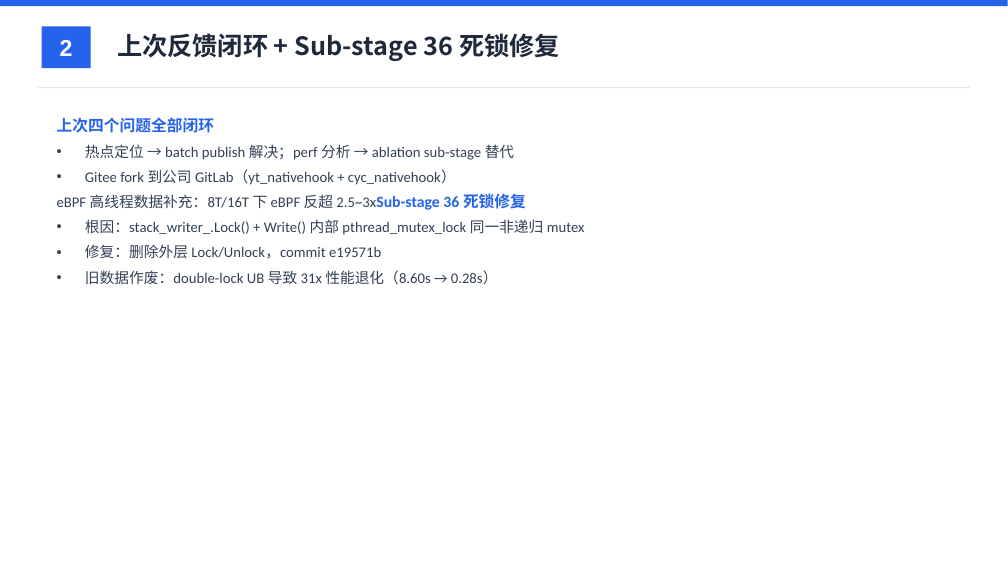
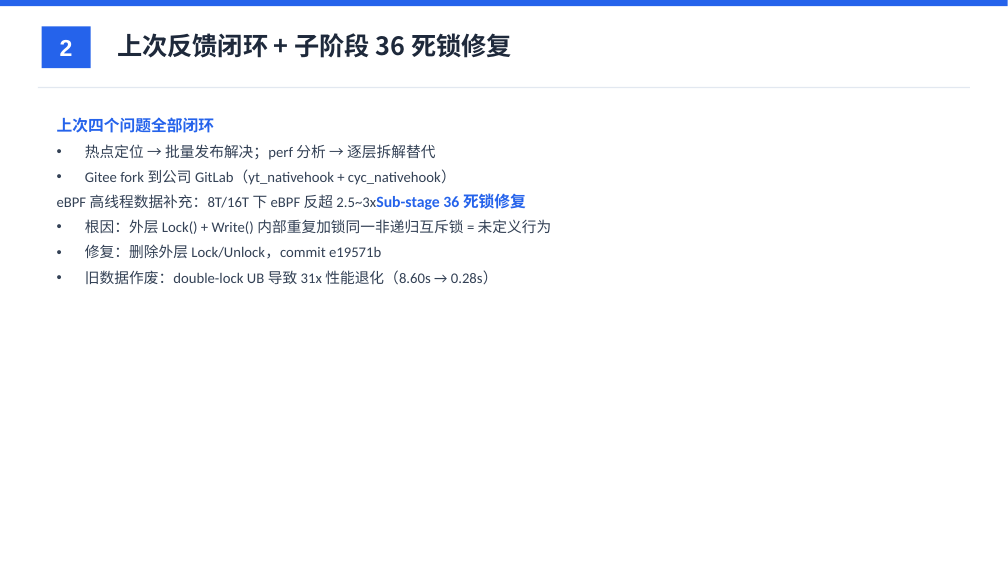
Before and after one commit to YiChiChen1106/Nativehook_linux_planb, a slide deck: slide 2 of presentation/native_hook_progress_2026-06-11.pptx. Drawn at 1008x567 pixels with LibreOffice and Linux fonts; fonts in the diff are those of the drawing. Boxes give left, top, right and bottom in pixels: in the first picture for what was removed or moved away, otherwise in the second. Text is boxed around its words. In the diff, an @@ line names an element or a change of style, - is before the commit and + after.

```diff
--- a/presentation/native_hook_progress_2026-06-11.pptx
+++ b/presentation/native_hook_progress_2026-06-11.pptx
@@ text at box(117, 33, 512, 58): text changed @@
-上次反馈闭环 + Sub-stage 36 死锁修复
+上次反馈闭环 + 子阶段 36 死锁修复
@@ text at box(85, 144, 435, 160): text changed @@
-• 热点定位 → batch publish 解决；perf 分析 → ablation sub-stage 替代
+• 热点定位 → 批量发布解决；perf 分析 → 逐层拆解替代
@@ text at box(85, 219, 552, 234): text changed @@
-• 根因：stack_writer_.Lock() + Write() 内部 pthread_mutex_lock 同一非递归 mutex
+• 根因：外层 Lock() + Write() 内部重复加锁同一非递归互斥锁 = 未定义行为
```
Also in this commit, not shown: 3 other slides changed, 3 other files.
